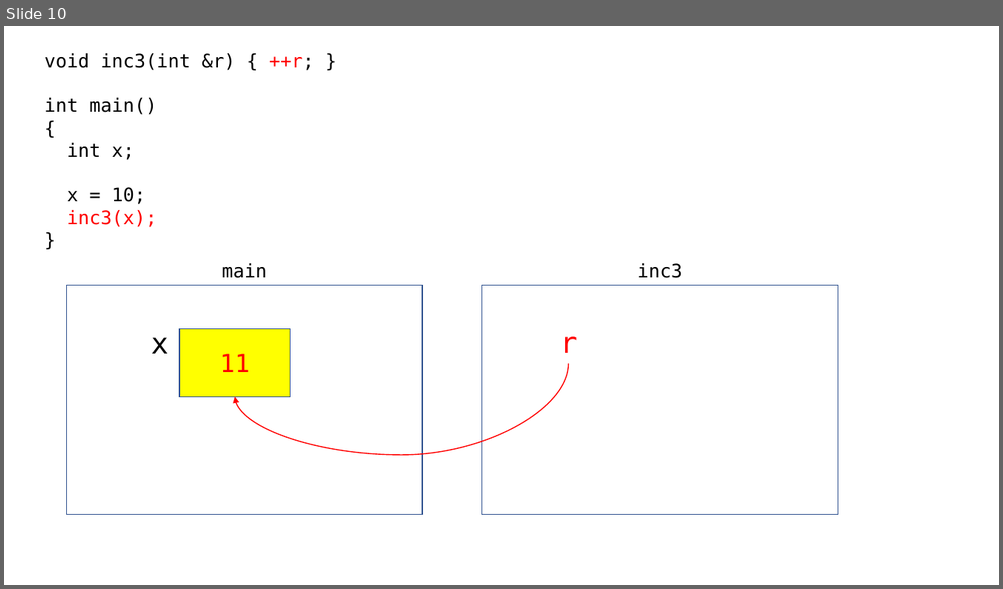
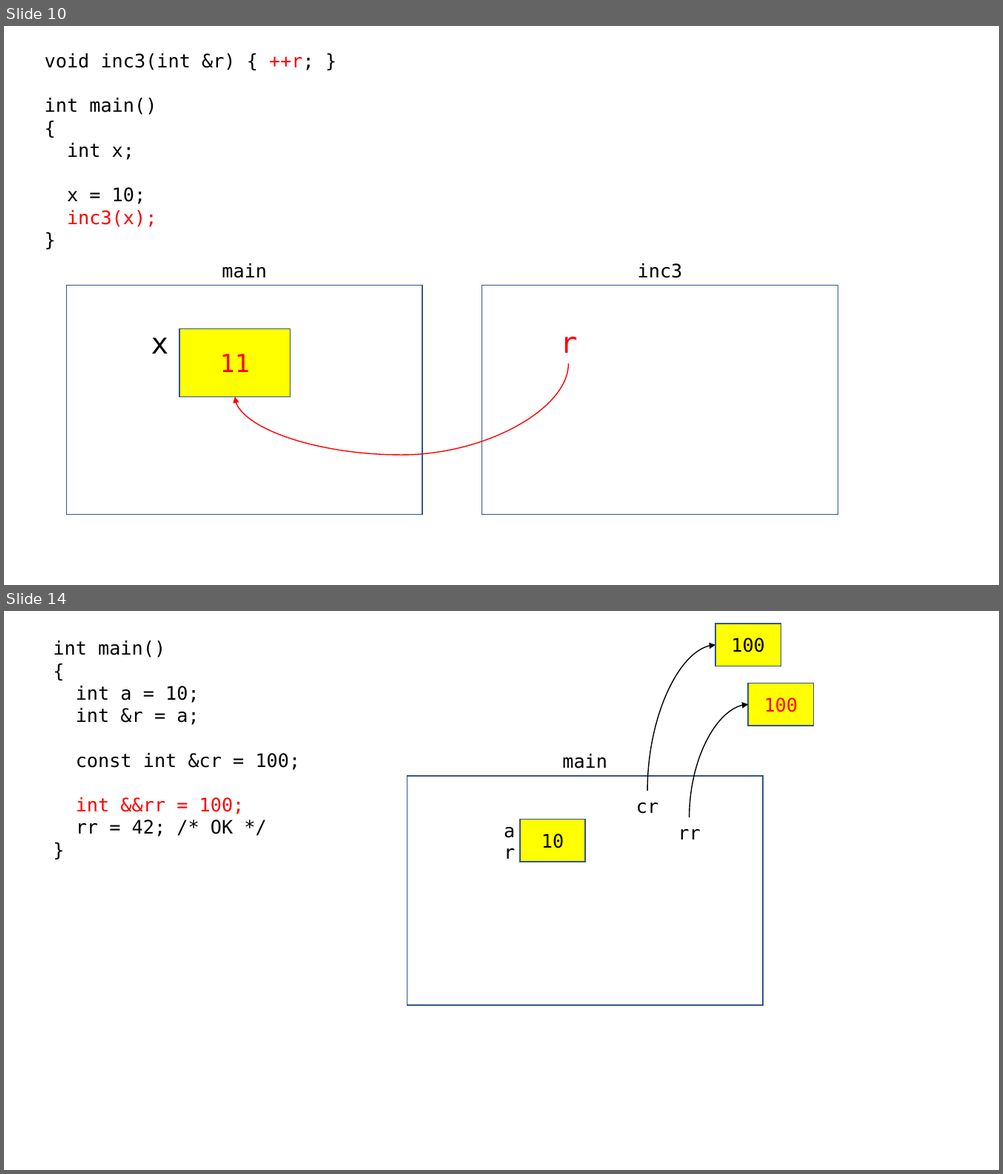
Before and after one commit to yoondev-classroom/cpp_221114, a slide deck: 221114.pptx. Shown one above the other, each under a label of ours: slide 10 before the commit, slides 10 and 14 after it; the slides between them are not shown. The pictures are 1003x589 and 1003x1174 pixels, drawn with LibreOffice and Linux fonts; fonts in the diff are those of the drawing. Boxes give left, top, right and bottom in pixels: in the first picture for what was removed or moved away, otherwise in the second. Text is boxed around its words. In the diff, an @@ line names an element or a change of style, - is before the commit and + after.

```diff
--- a/221114.pptx
+++ b/221114.pptx
@@ slide 14 added at (x1=4, y1=611, x2=999, y2=1170), background #FFFFFF @@
@@ rectangle added at (x1=715, y1=624, x2=781, y2=667), fill #FFFF00, outline #325491 1 pt, 18 pt, text #000000 @@
+100
@@ text added at (x1=53, y1=641, x2=301, y2=837), 18 pt, text #000000 @@
+int main()
+{
+int a = 10;
+int &r = a;
+const int &cr = 100;
+int &&rr = 100;
+rr = 42; /* OK */
+}
@@ curved arrow added from (647, 791) to (715, 645), #000000 1 pt @@
@@ rectangle added at (x1=748, y1=684, x2=814, y2=726), fill #FFFF00, outline #325491 1 pt, 18 pt, text #FF0000 @@
+100
@@ curved arrow added from (689, 817) to (748, 704), #000000 1 pt @@
@@ text added at (x1=562, y1=754, x2=607, y2=769), 18 pt, text #000000 @@
+main
@@ rectangle added at (x1=407, y1=776, x2=762, y2=1005), fill #FFFFFF, outline #325491 1 pt @@
@@ text added at (x1=636, y1=803, x2=658, y2=814), 18 pt, text #000000 @@
+cr
@@ text added at (x1=504, y1=827, x2=515, y2=838), 18 pt, text #000000 @@
+a
@@ rectangle added at (x1=520, y1=819, x2=585, y2=862), fill #FFFF00, outline #325491 1 pt, 18 pt, text #000000 @@
+10
@@ text added at (x1=677, y1=829, x2=700, y2=840), 18 pt, text #000000 @@
+rr
@@ text added at (x1=504, y1=849, x2=515, y2=859), 18 pt, text #000000 @@
+r
```
Also in this commit, not shown: 3 slides changed, 4 other slides added, 1 other file.
